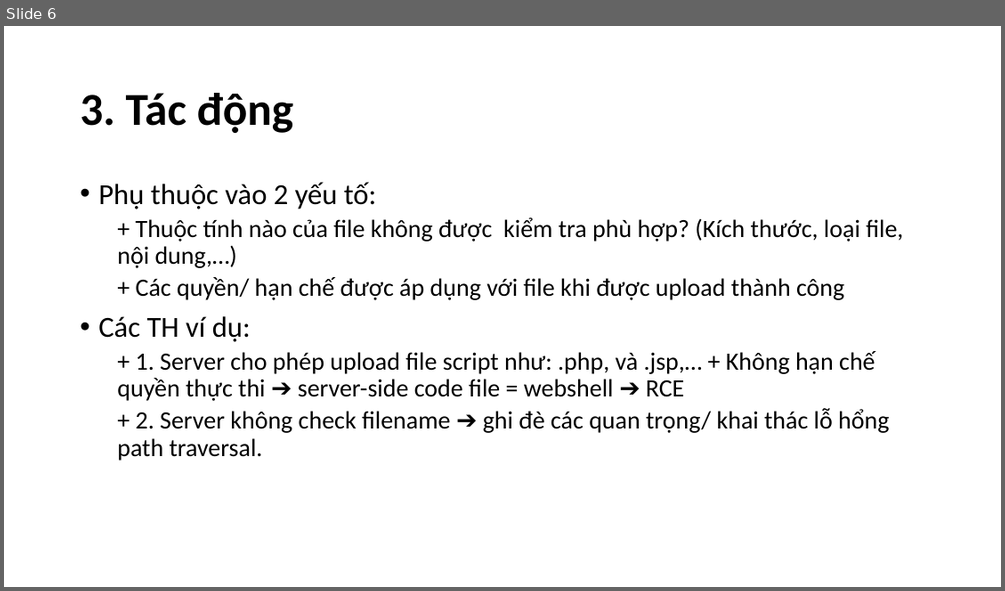
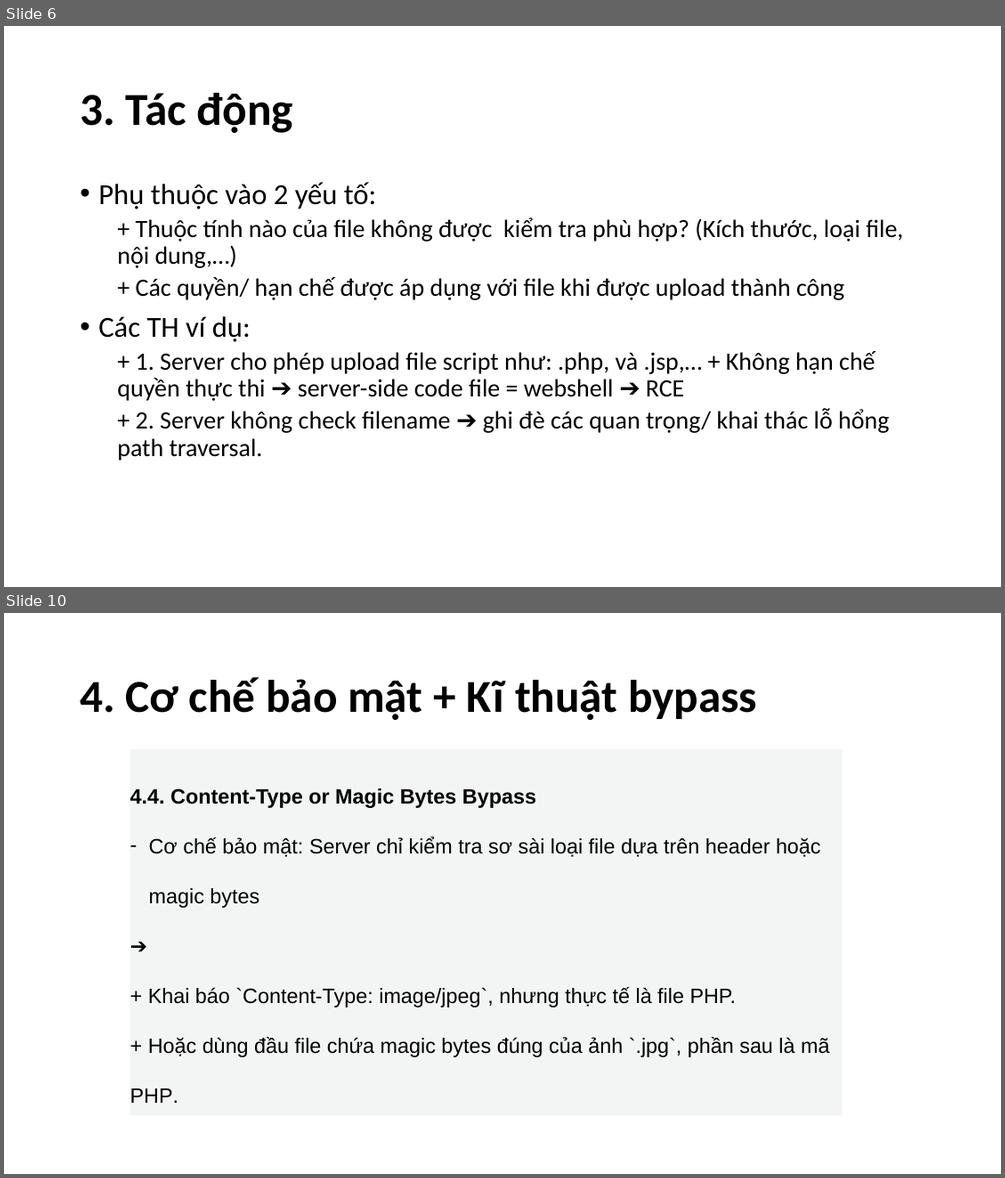
Before and after one commit to n33r9/PortSwigger_labs_note, a slide deck: week3.2.file_upload/file_upload.pptx. Shown one above the other, each under a label of ours: slide 6 before the commit, slides 6 and 10 after it; the slides between them are not shown. The pictures are 1005x591 and 1005x1178 pixels, drawn with LibreOffice and Linux fonts; fonts in the diff are those of the drawing. Boxes give left, top, right and bottom in pixels: in the first picture for what was removed or moved away, otherwise in the second. Text is boxed around its words. In the diff, an @@ line names an element or a change of style, - is before the commit and + after.

```diff
--- a/week3.2.file_upload/file_upload.pptx
+++ b/week3.2.file_upload/file_upload.pptx
@@ slide 10 added at (x1=4, y1=613, x2=1001, y2=1174), background #FFFFFF @@
@@ title added at (x1=80, y1=677, x2=757, y2=720), 44 pt, text #000000, bold @@
+4. Cơ chế bảo mật + Kĩ thuật bypass
@@ text added at (x1=130, y1=747, x2=842, y2=1119), fill #F3F4F4, 20 pt, text #000000 @@
+4.4. Content-Type or Magic Bytes Bypass
+– Cơ chế bảo mật: Server chỉ kiểm tra sơ sài loại file dựa trên header hoặc magic bytes
+➔
++ Khai báo `Content-Type: image/jpeg`, nhưng thực tế là file PHP.
++ Hoặc dùng đầu file chứa magic bytes đúng của ảnh `.jpg`, phần sau là mã PHP.
```
Also in this commit, not shown: 5 slides changed, 13 other slides added.
